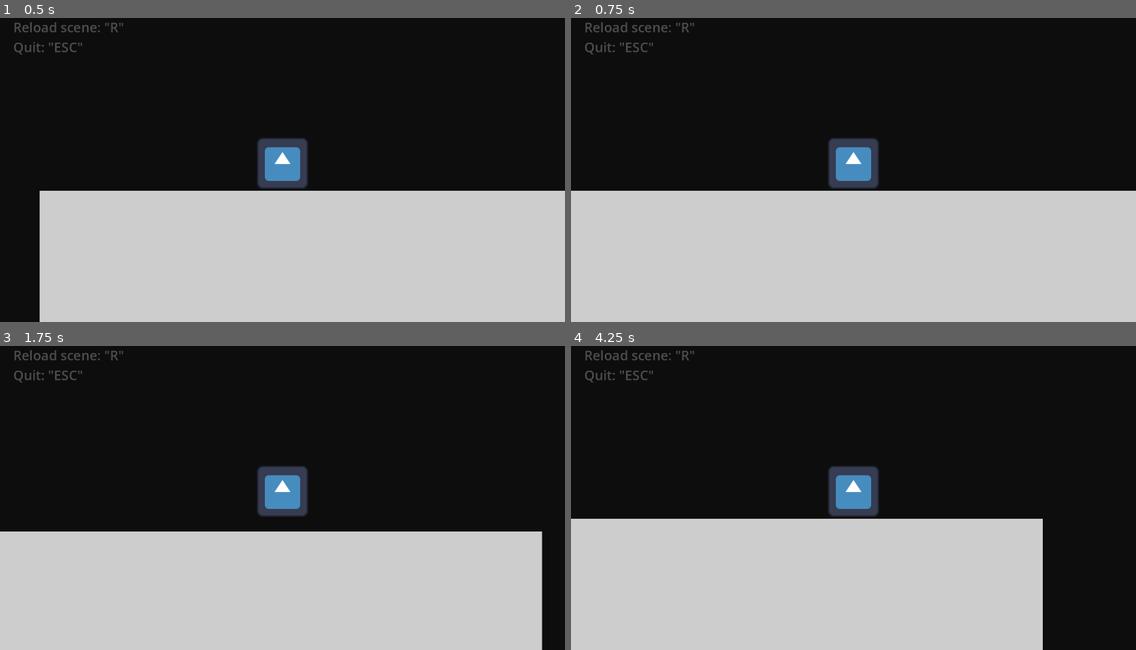
Above: before the commit, frames 1-4 (two rows, left to right).
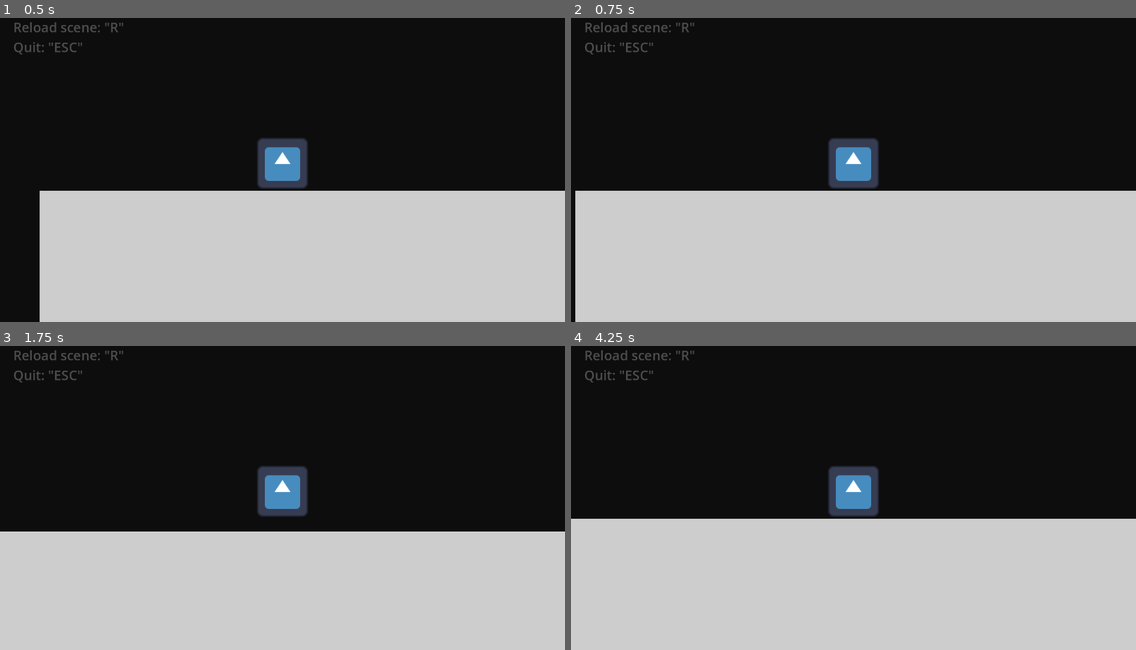
Above: after the commit, the same moments.

Repository: ad-g/Ninja-Returns
Game: Godot game, scene res://levels/test level/level_test.tscn
The game is run twice, just before and just after one commit, with the same random seed, the same clock (stepped at 60 frames per second) and the same inputs. The engine's default icon, where the game draws it, is replaced by a stand-in: a white triangle on a blue panel in a dark square.
Inputs:
- Up to frame 1 (0.5 s): no input
- Up to frame 2 (0.75 s): tap Enter at 0.5 s; hold D (move_right) from 0.53 s (still down)
- Up to frame 3 (1.75 s): keep holding D (move_right); tap Space (jump) at 0.77, 1.52 s
- Up to frame 4 (4.25 s): release D (move_right) at 2.03 s; hold A (move_left) 2.03-2.78 s; tap R (restart) at 2.75 s; hold D (move_right) from 2.78 s (still down); tap Space (jump) at 3.02, 3.77 s

Frame 1 is identical in both runs. In frame 2, 0.3% of the frame differs, in the area x 0-1%, y 56-100%; in frame 3, 1.6%; in frame 4, 7.1%, in the area x 83-100%, y 56-100%.

Commit message:
Changed player speed to 400

Diff:
--- a/player/player.gd
+++ b/player/player.gd
@@ -1,7 +1,7 @@
 extends CharacterBody2D
 
 
-const SPEED = 680.0
+const SPEED = 400.0
 const JUMP_VELOCITY = -600.0
 
 var gravity = ProjectSettings.get_setting("physics/2d/default_gravity")
